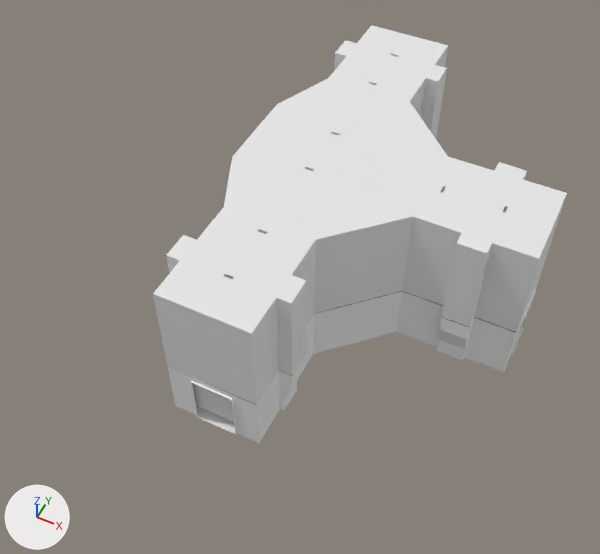
An edit to the FBX model Assets/Prefabs/F1Prefabs/F1_C3-1-1.fbx, drawn before and after from the same camera.
The view is the same before and after, from a 50 mm lens placed at (28.2, -61.8, 74.1), pointed at (0.2, -5.6, 4.0). The axes (+X, +Y, +Z) are drawn at lower left. The lights are the same throughout. The first picture is the older version. Where no turn or scale is listed for an object, it has been applied to the vertices.

Objects in the first picture: 'F1_C3_Trigger3-1', 'F1_Corridor3-1-1' and 1 more.
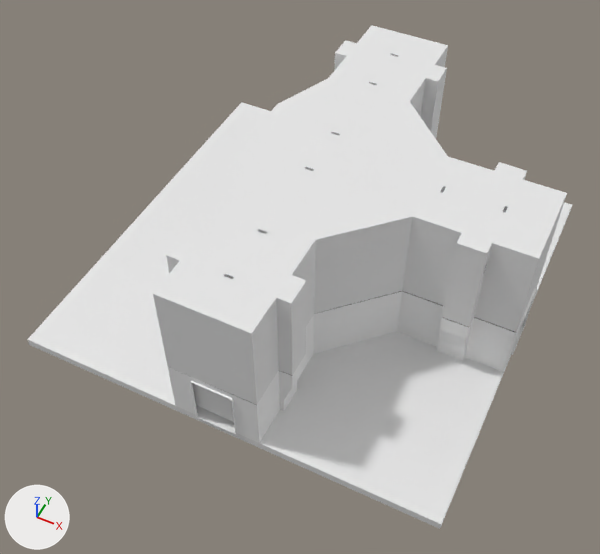
The change in detail:
Mesh me_cube_090 is new.
It is a box spanning x -24.5..24.5, y -24.5..24.5, z -1.0..0.0.
Object 'Floor' (ob_floor) is new; it shows me_cube_090.
Its location is (0.0, 0.0, 0.0).

Where the change shows, as pixel boxes (x1, y1, x2, y2) in the pictures (600 x 554 px):
'Floor', added: after (27, 102, 572, 529)
